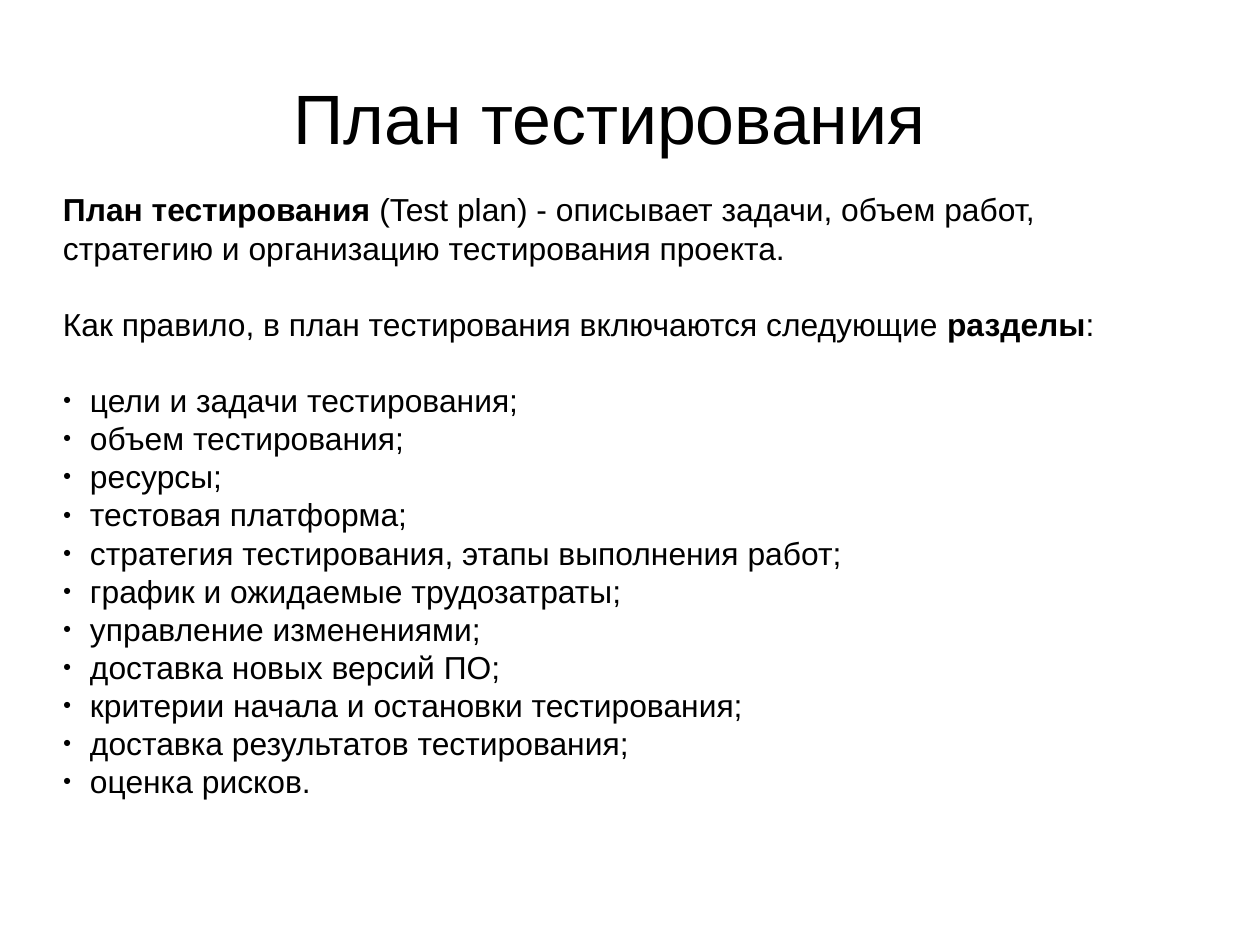
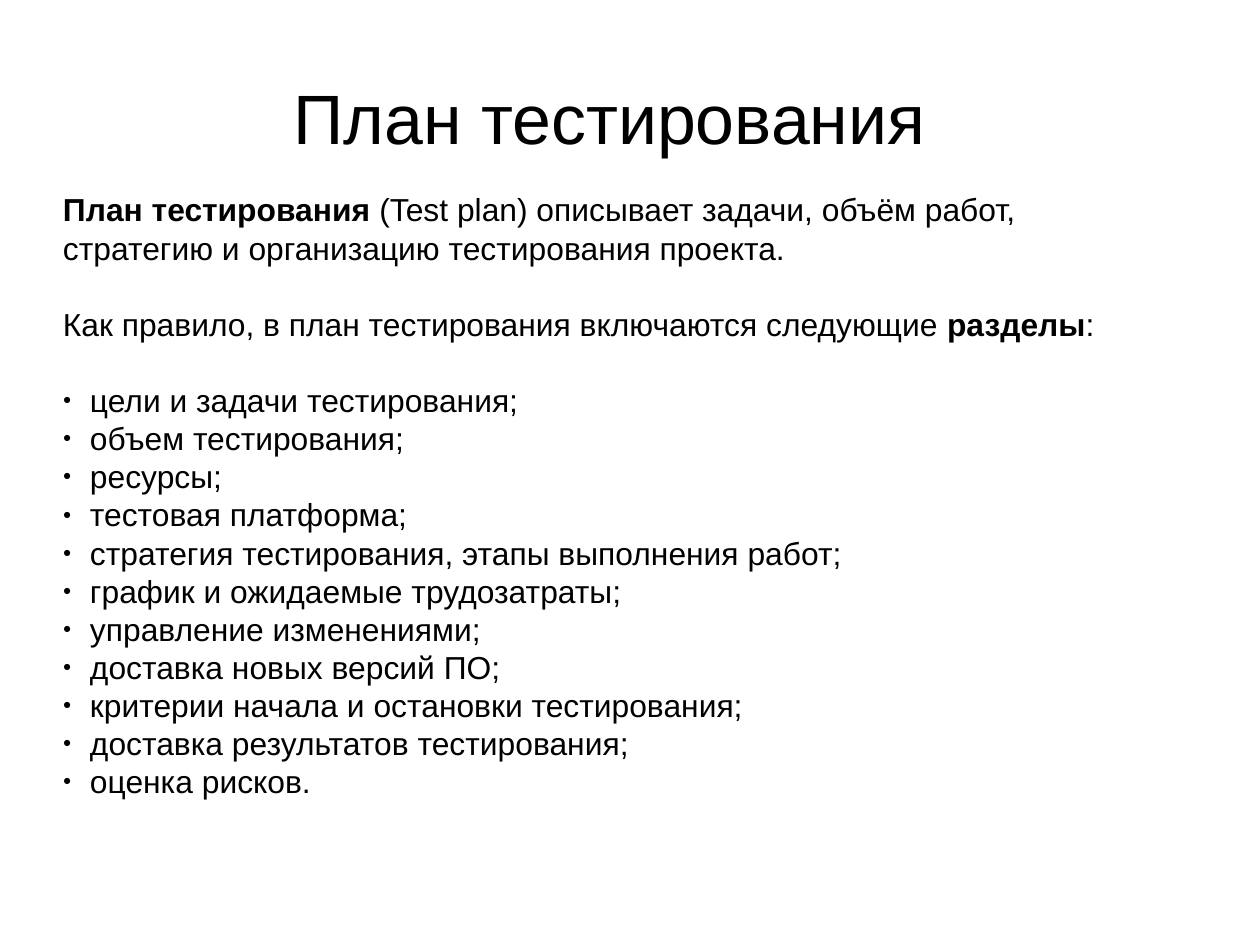
Before and after one commit to MinskLUG/linux_courses, a slide deck: slide 20 of sam-solutions/12_QA_intro_libreoffice.odp. Drawn at 1260x945 pixels with LibreOffice and Linux fonts; fonts in the diff are those of the drawing. Boxes give left, top, right and bottom in pixels: in the first picture for what was removed or moved away, otherwise in the second. Text is boxed around its words. In the diff, an @@ line names an element or a change of style, - is before the commit and + after.

```diff
--- a/sam-solutions/12_QA_intro_libreoffice.odp
+++ b/sam-solutions/12_QA_intro_libreoffice.odp
@@ subtitle at box(63, 197, 1015, 265): text changed @@
-План тестирования (Test plan) - описывает задачи, объем работ, стратегию и организацию тестирования проекта.
+План тестирования (Test plan) описывает задачи, объём работ, стратегию и организацию тестирования проекта.
```
Also in this commit, not shown: 7 other slides changed.
